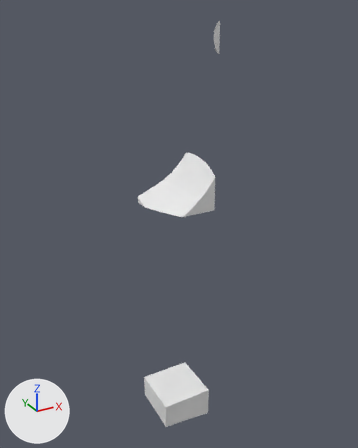
The glTF model assets/terrain/surface_pieces/surf_10_5.glb, before and after one commit.
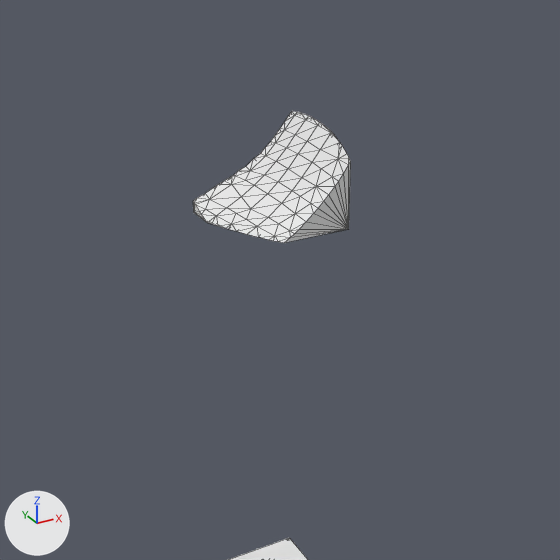
Old and new are each drawn whole from a 50 mm camera at (-77.0, 46.3, -13.7) aimed at (-56.8, 83.0, -32.1) and again close up on the part from 12% to 89% of the width and 22% to 83% of the height. Every picture has the same lights, and +X, +Y and +Z are marked at lower left. The older version's two pictures come first. The close-ups show mesh edges as thin lines. Where no turn or scale is listed for an object, it has been applied to the vertices.

Objects in the first close-up: 'layer_3', 'layer_8'.
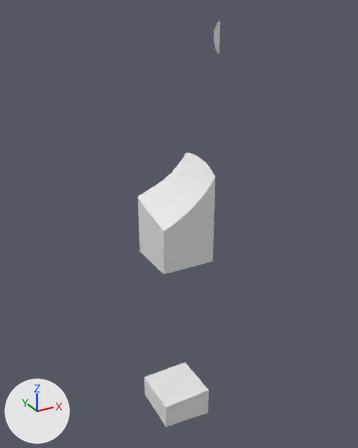
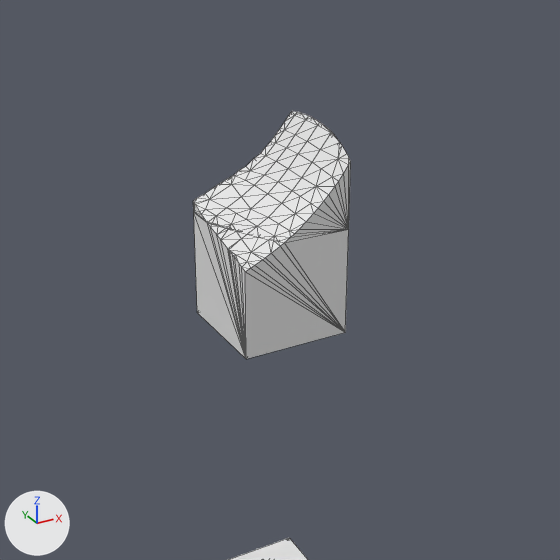
The change, as a list of edits to the scene's bpy script:
```text
Add me_layer_4:
    me_layer_4.from_pydata(...)  # 42 vertices, 80 faces; spans x -60.0..-55.0, y 80.0..85.0, z -35.0..-30.0
Add ob_layer_4:
    ob_layer_4 = bpy.data.objects.new('layer_4', me_layer_4)
    ob_layer_4.location = (0.0, 0.0, 0.0)
```

What differs and where, as boxes (x1, y1, x2, y2) in the close-ups (560 x 560 px):
'layer_4', added
    after: (194, 213, 349, 359)
